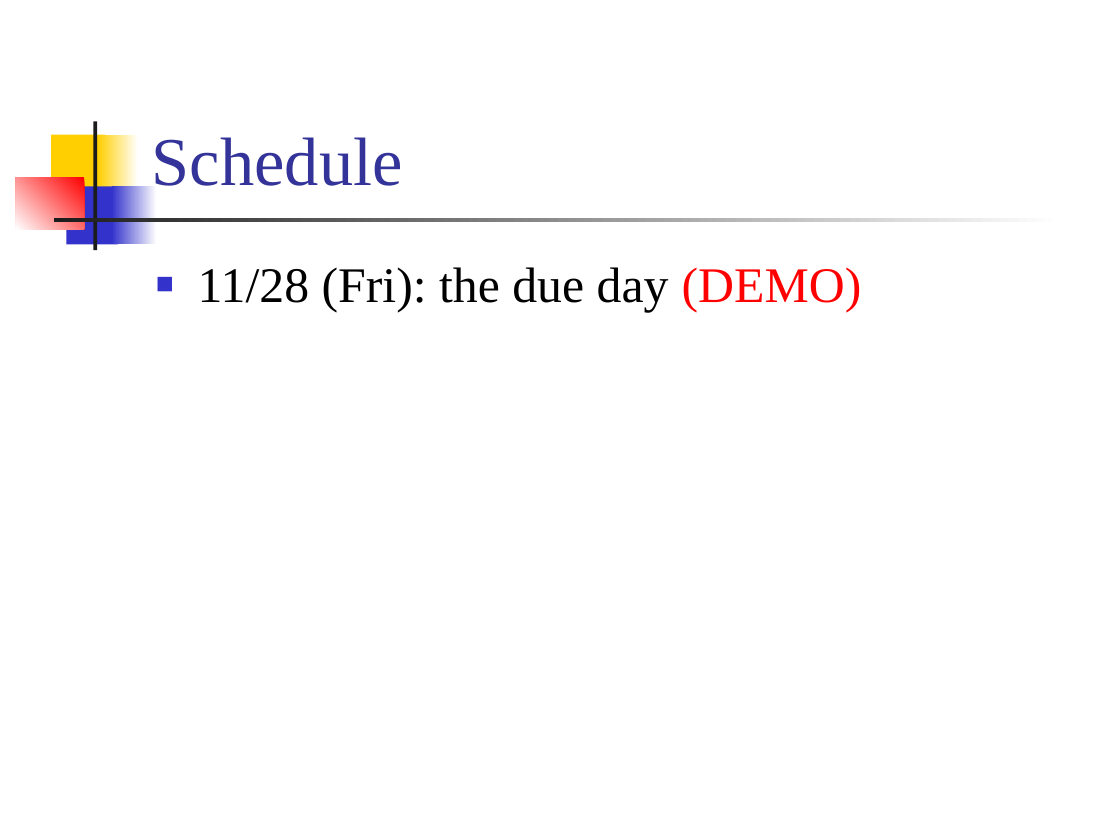
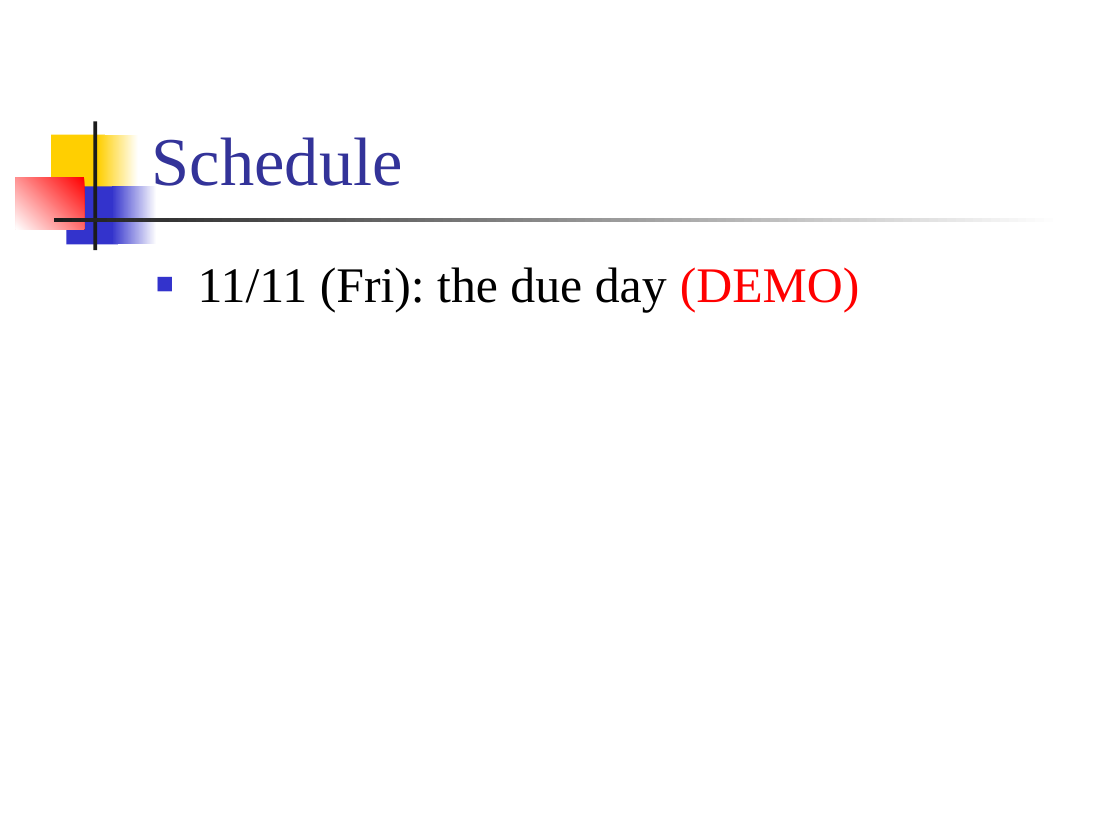
Before and after one commit to CGUSystemCourses/Unix-2015, a slide deck: slide 64 of Lectures/lec04-file_syst_basic/lec04-file_syst_basics.ppt. Drawn at 1120x840 pixels with LibreOffice and Linux fonts; fonts in the diff are those of the drawing. Boxes give left, top, right and bottom in pixels: in the first picture for what was removed or moved away, otherwise in the second. Text is boxed around its words. In the diff, an @@ line names an element or a change of style, - is before the commit and + after.

```diff
--- a/Lectures/lec04-file_syst_basic/lec04-file_syst_basics.ppt
+++ b/Lectures/lec04-file_syst_basic/lec04-file_syst_basics.ppt
@@ text at box(198, 267, 860, 312): text changed @@
-■ 11/28 (Fri): the due day (DEMO)
+■ 11/11 (Fri): the due day (DEMO)
```
Also in this commit, not shown: 1 other file.
